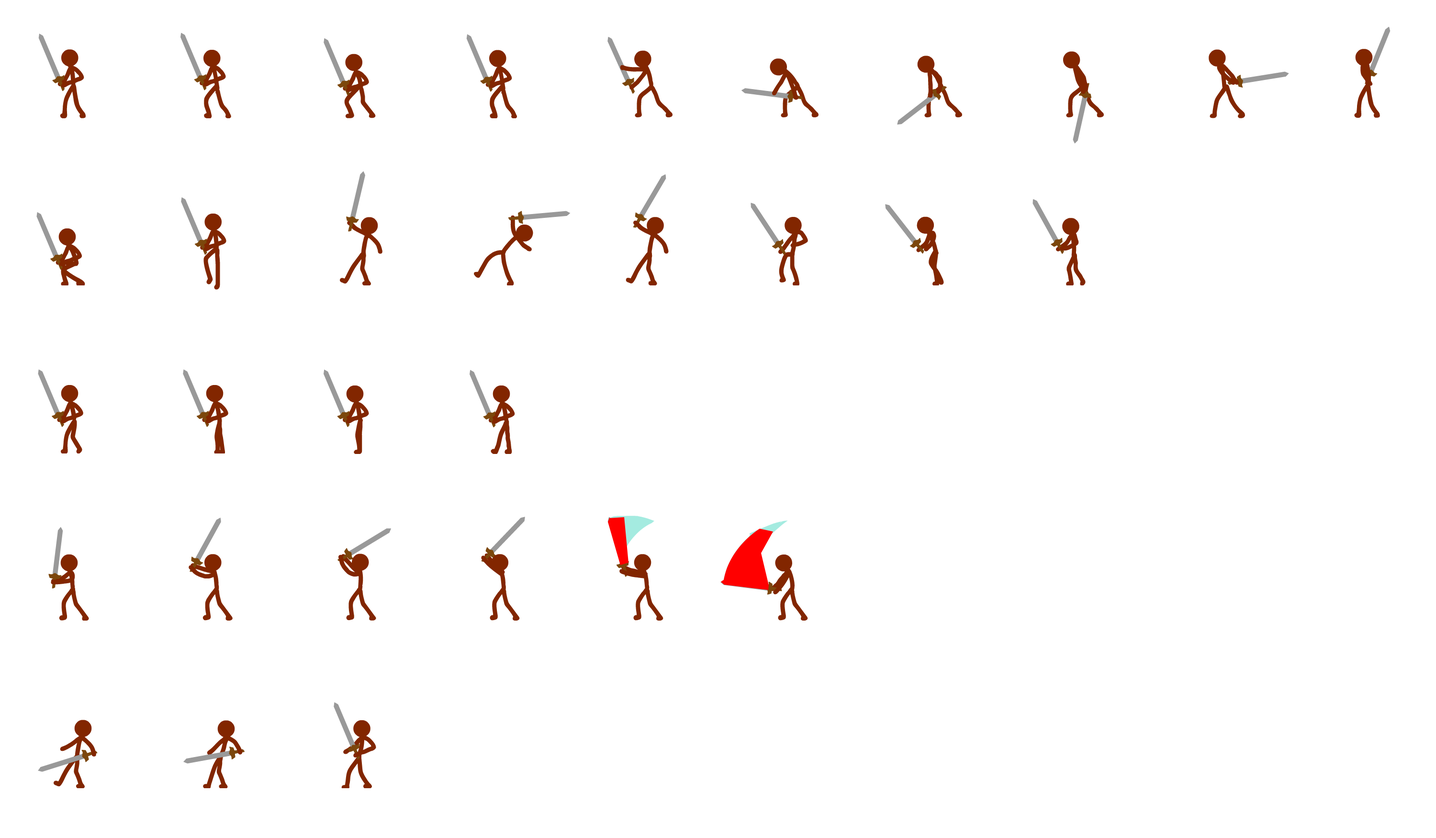
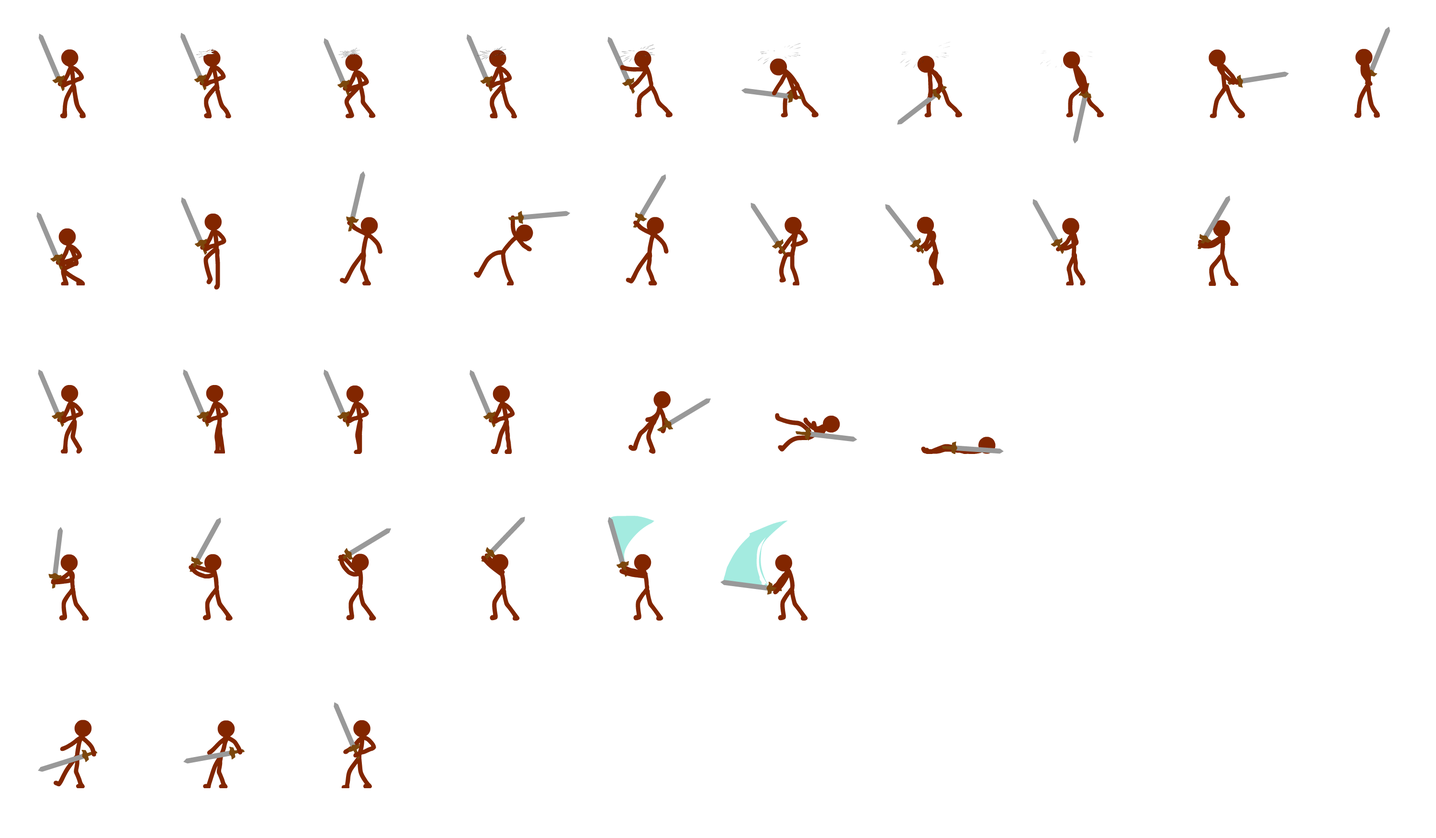
Layered file, before and after one edit (1436x838). Changes by layer:
hid group "hit area" (2 layers) over bbox(608, 517, 774, 590)
added group "effects" with 8 layers above "render" over bbox(195, 41, 1094, 68)
added group "spark" with 7 layers in group "effects" over bbox(195, 41, 1094, 68)
added layer "spark7" in group "spark" over bbox(1040, 50, 1094, 68)
added layer "spark6" in group "spark" over bbox(900, 41, 951, 68)
added layer "spark5" in group "spark" over bbox(757, 43, 801, 65)
added layer "spark4" in group "spark" over bbox(619, 44, 655, 63)
added layer "spark3" in group "spark" over bbox(477, 46, 507, 60)
added layer "spark2" in group "spark" over bbox(338, 47, 361, 58)
added layer "spark1" in group "spark" over bbox(195, 48, 216, 58)
added group "death" with 3 layers in group "render" over bbox(628, 391, 1004, 454)
added layer "sword_death4" in group "death" over bbox(921, 436, 1004, 454)
added layer "sword_death3" in group "death" over bbox(775, 413, 858, 452)
added layer "sword_death2" in group "death" over bbox(628, 391, 711, 454)
added group "block" with 1 layers in group "render" over bbox(1197, 195, 1239, 286)
added layer "sword_block2" in group "block" over bbox(1197, 195, 1239, 286)
